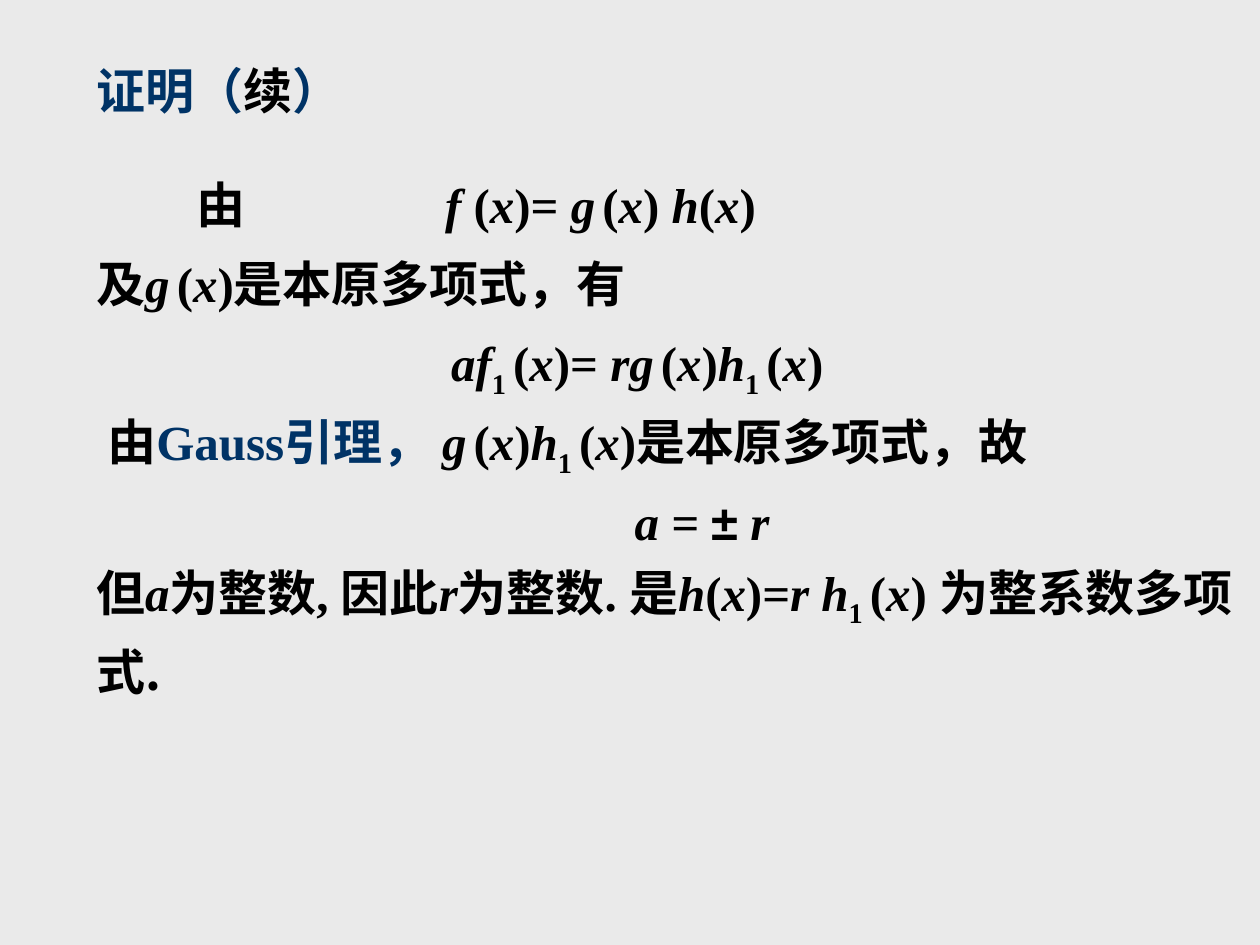
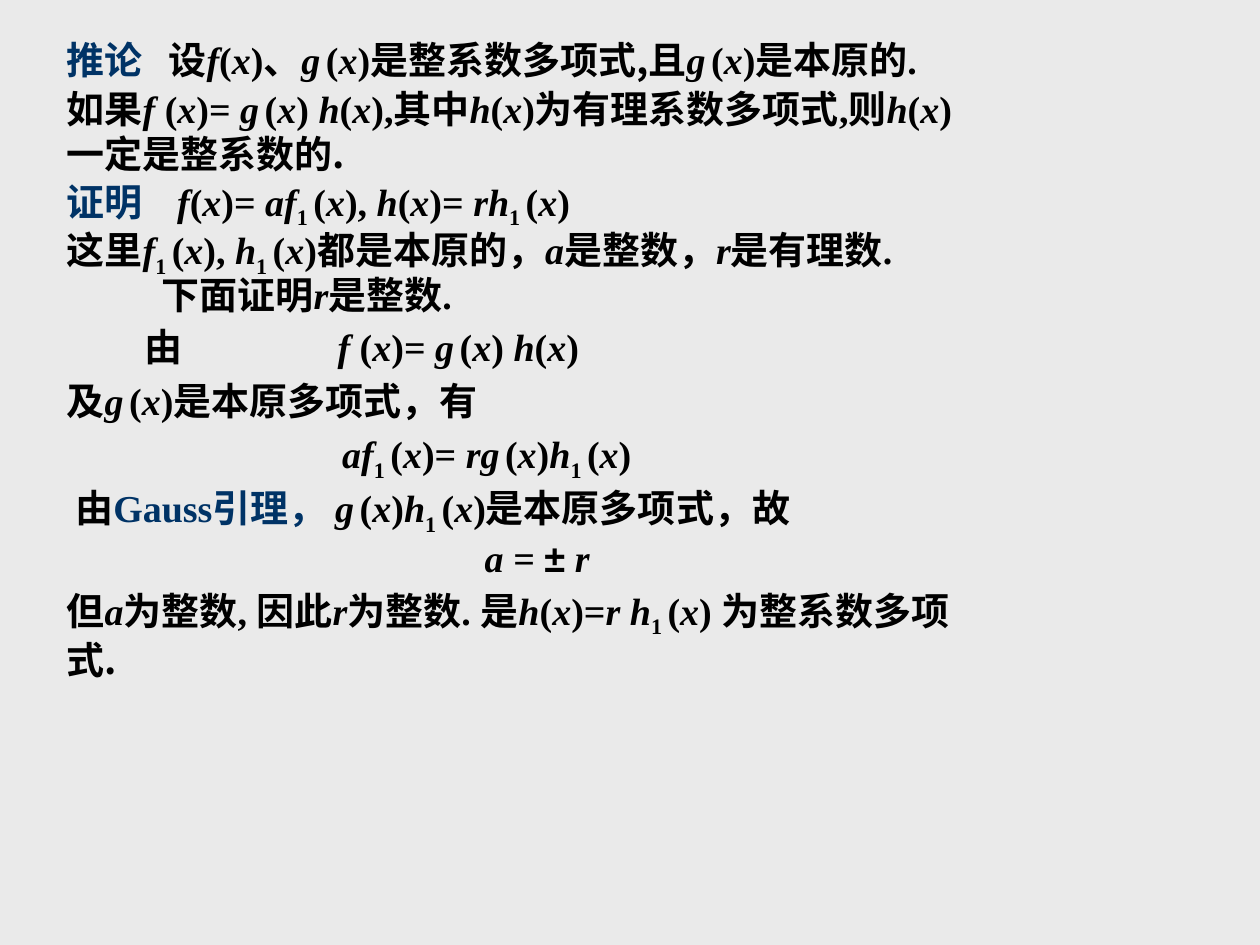
Before and after one commit to zhangbiaomath/zhangbiaomath.github.io, a slide deck: slide 99 of teaching/gaodai/课件/第1章-多项式.ppt (slide 104 before the commit). Drawn at 1260x945 pixels with LibreOffice and Linux fonts; fonts in the diff are those of the drawing. Boxes give left, top, right and bottom in pixels: in the first picture for what was removed or moved away, otherwise in the second. Text is boxed around its words. In the diff, an @@ line names an element or a change of style, - is before the commit and + after.

```diff
--- a/teaching/gaodai/课件/第1章-多项式.ppt
+++ b/teaching/gaodai/课件/第1章-多项式.ppt
@@ text "推论 设f(x)、g (x)是整系数多项式,且g (x)是本原的." moved from (x1=96, y1=181, x2=1233, y2=695) to (x1=67, y1=41, x2=952, y2=678) @@
@@ text at (x1=67, y1=41, x2=952, y2=313): paragraphs added @@
+推论 设f(x)、g (x)是整系数多项式,且g (x)是本原的.
+如果f (x)= g (x) h(x),其中h(x)为有理系数多项式,则h(x)
+一定是整系数的.
+证明 f(x)= af1 (x), h(x)= rh1 (x)
+这里f1 (x), h1 (x)都是本原的，a是整数，r是有理数.
+下面证明r是整数.
@@ title removed at (x1=96, y1=67, x2=341, y2=114) @@
-证明（续）
@@ text at (x1=67, y1=328, x2=949, y2=678): size 28 to 21.7 pt in "由 f (x)= g (x) h(x)", "及g (x)是本原多项式，有", "af1 (x)= rg (x)h1 (x)", "由Gauss引理， g (x)h1 (x)是本原多项式，故" and 3 more places; line spacing 1 to 0.8 @@
```
Also in this commit, not shown: 44 other slides changed, 5 slides removed, 6 other files.
